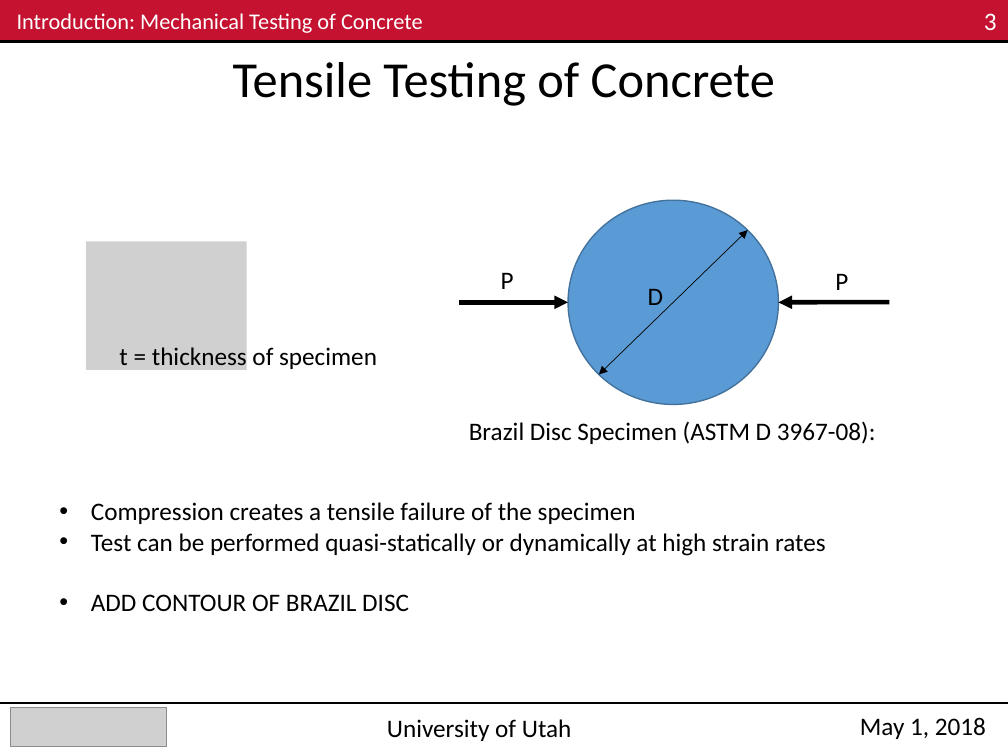
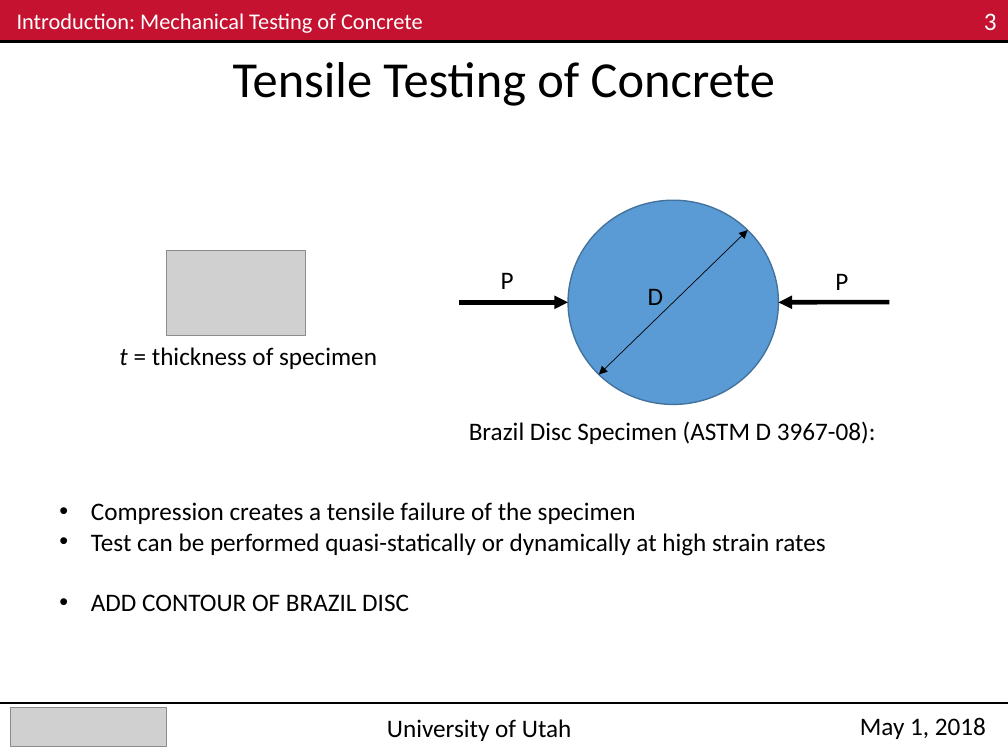
Before and after one commit to Mar-ten/PMAA_Fracture, a slide deck: slide 3 of ME EN 6960_Group4_Exp3_Nick.pptx. Drawn at 1008x756 pixels with LibreOffice and Linux fonts; fonts in the diff are those of the drawing; grey boxes stand for pictures. Boxes give left, top, right and bottom in pixels: in the first picture for what was removed or moved away, otherwise in the second. Text is boxed around its words. In the diff, an @@ line names an element or a change of style, - is before the commit and + after.

```diff
--- a/ME EN 6960_Group4_Exp3_Nick.pptx
+++ b/ME EN 6960_Group4_Exp3_Nick.pptx
@@ picture removed at (86, 241, 246, 370) @@
@@ picture added at (166, 251, 305, 336) @@
@@ text "t = thickness of specimen" at (119, 347, 377, 369): italic on in "t" @@
```
Also in this commit, not shown: 6 other slides changed, 1 other file.
